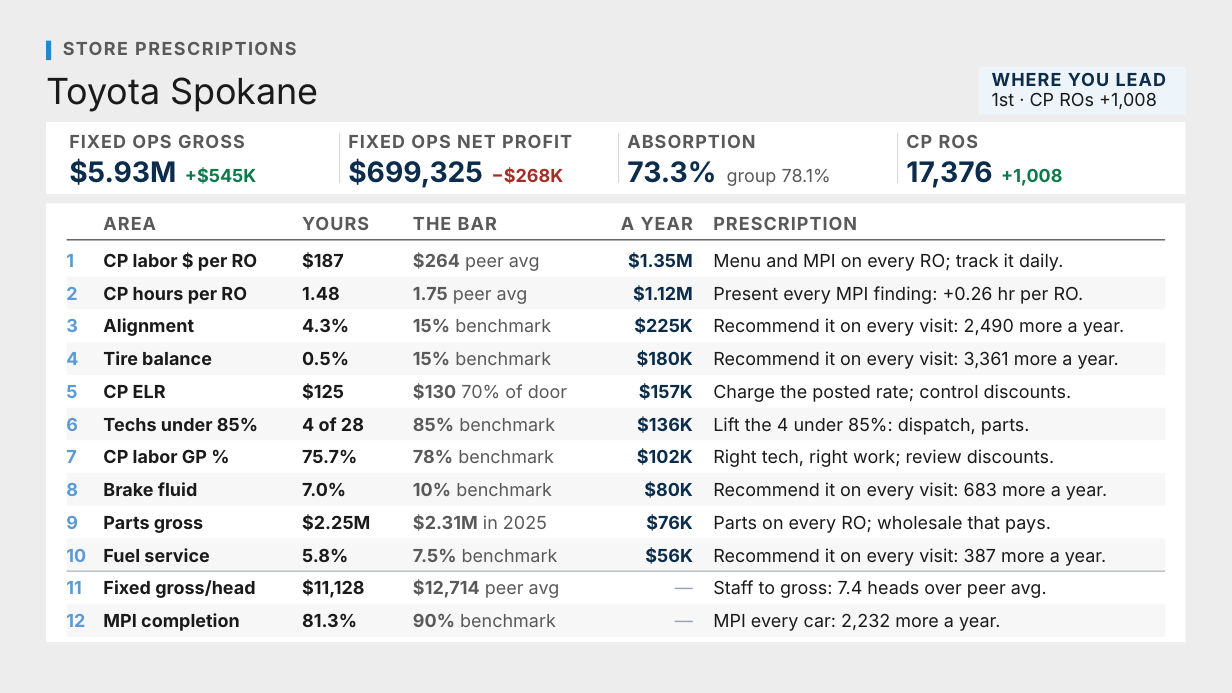
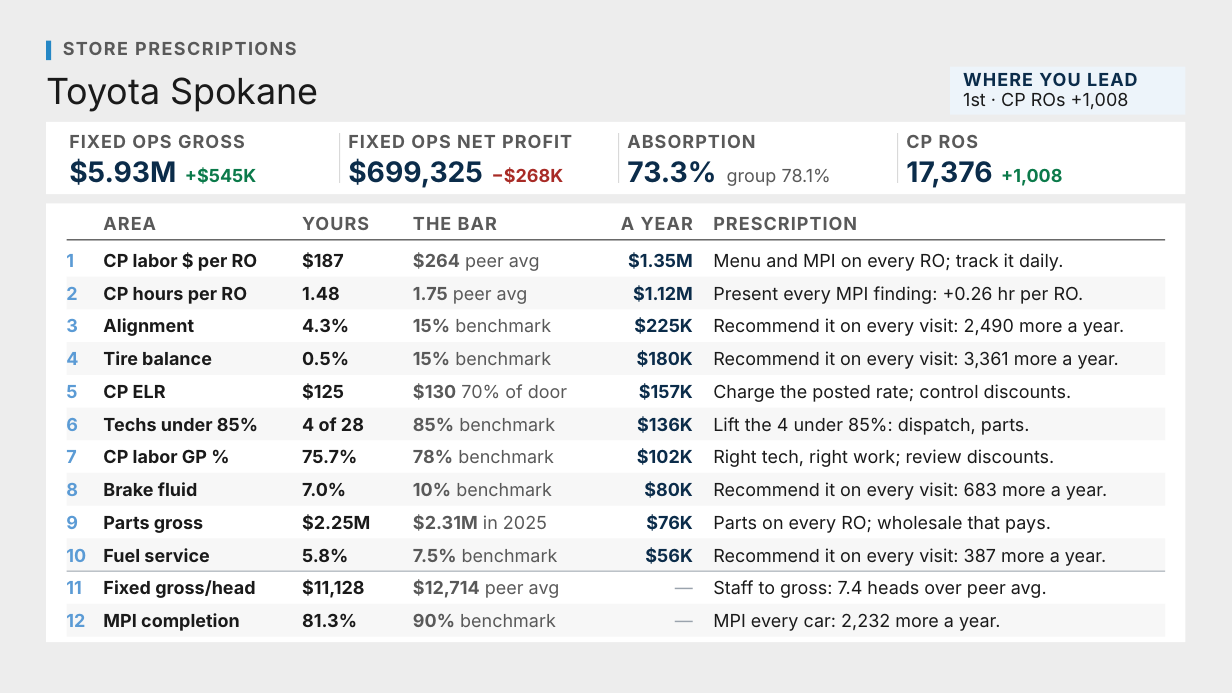
Before and after one commit to Ndresner/Noah, a slide deck: slide 32 of day2-deck/decks/Store Prescriptions - Day 2 Review.pptx. Drawn at 1232x693 pixels with LibreOffice and Linux fonts; fonts in the diff are those of the drawing. Boxes give left, top, right and bottom in pixels: in the first picture for what was removed or moved away, otherwise in the second. Text is boxed around its words. In the diff, an @@ line names an element or a change of style, - is before the commit and + after.

```diff
--- a/day2-deck/decks/Store Prescriptions - Day 2 Review.pptx
+++ b/day2-deck/decks/Store Prescriptions - Day 2 Review.pptx
@@ rectangle resized from (x1=979, y1=67, x2=1186, y2=115) to (x1=950, y1=67, x2=1186, y2=115) @@
@@ text "WHERE YOU LEAD" moved from (x1=992, y1=73, x2=1167, y2=109) to (x1=963, y1=72, x2=1138, y2=109) @@
```
Also in this commit, not shown: 30 other slides changed, 1 other file.
